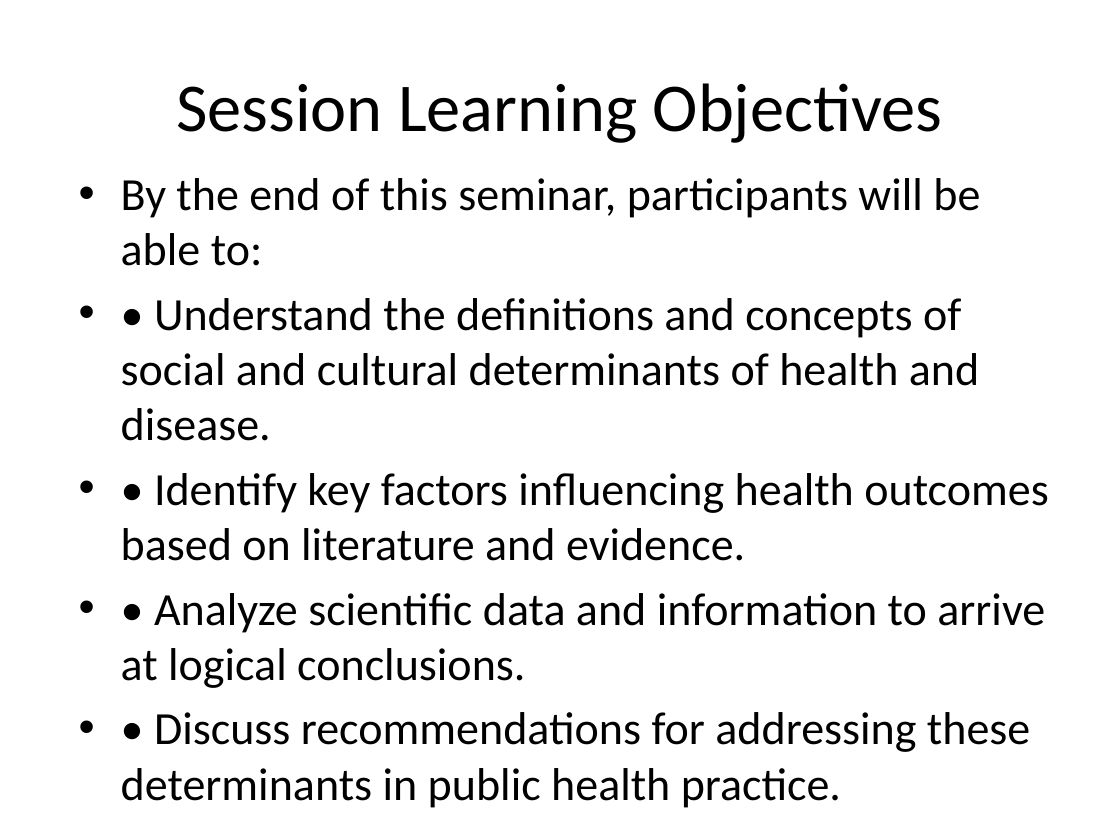
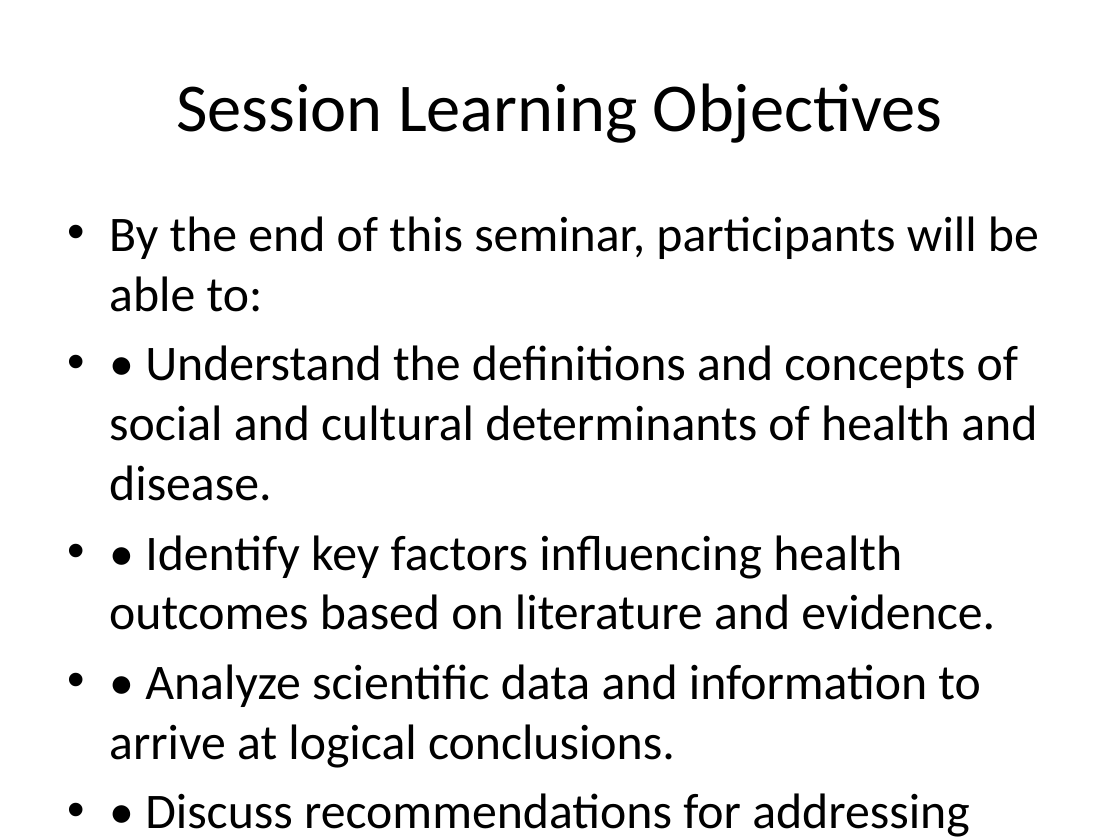
Before and after one commit to hssling/PG_Seminar_Presentation_Generator_CBME_NMC_Medical, a slide deck: slide 2 of seminar_presentation.pptx. Drawn at 1120x840 pixels with LibreOffice and Linux fonts; fonts in the diff are those of the drawing. Boxes give left, top, right and bottom in pixels: in the first picture for what was removed or moved away, otherwise in the second. Text is boxed around its words. In the diff, an @@ line names an element or a change of style, - is before the commit and + after.

```diff
--- a/seminar_presentation.pptx
+++ b/seminar_presentation.pptx
@@ text "By the end of this ...": place and size @@
-text "By the end of this ..." at (121, 178, 1048, 808)
+text "By the end of this ..." at (109, 216, 1039, 837)
@@ text "By the end of this ..." at (109, 216, 1039, 837): size 29.6 to 32 pt @@
```
Also in this commit, not shown: 1 other slide changed, 35 other files.
